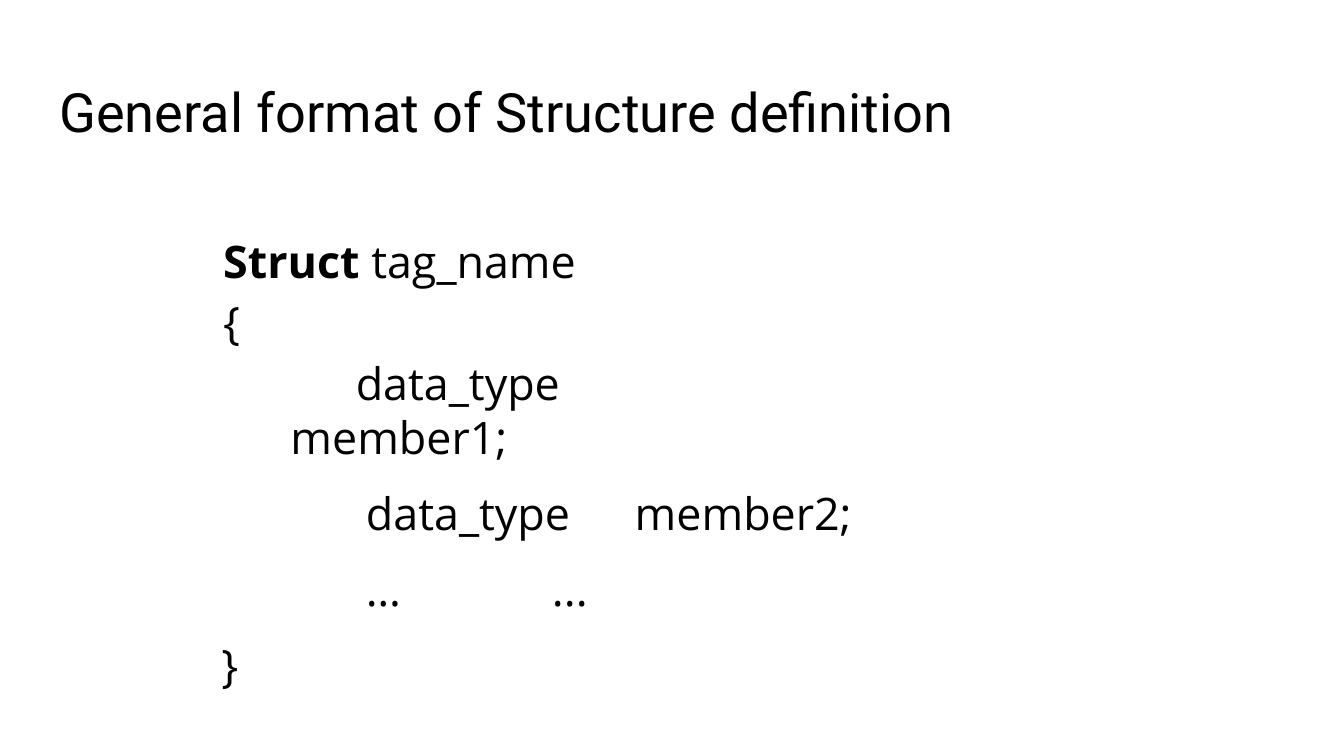
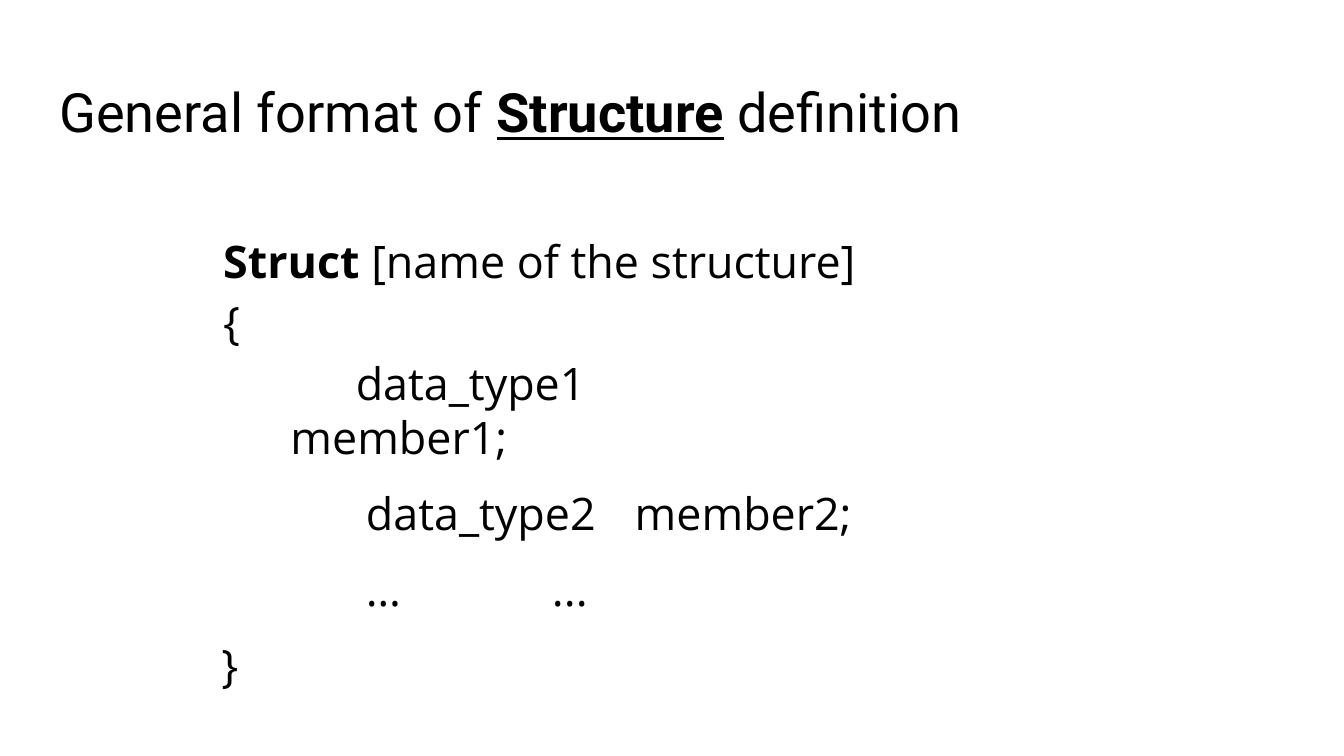
Before and after one commit to ramitgarg/Learnings-for-students, a slide deck: slide 5 of C Laguage/C language Part 3 - Structure and Union.pptx (slide 4 before the commit). Drawn at 1344x756 pixels with LibreOffice and Linux fonts; fonts in the diff are those of the drawing. Boxes give left, top, right and bottom in pixels: in the first picture for what was removed or moved away, otherwise in the second. Text is boxed around its words. In the diff, an @@ line names an element or a change of style, - is before the commit and + after.

Commit message:
Add files via upload
Updated file

```diff
--- a/C Laguage/C language Part 3 - Structure and Union.pptx
+++ b/C Laguage/C language Part 3 - Structure and Union.pptx
@@ title "General format of Structure definition" at [59, 91, 961, 140]: bold on, underline on in "Structure" @@
@@ text at [223, 243, 856, 285]: text changed @@
-Struct tag_name
+Struct [name of the structure]
@@ text at [290, 366, 852, 541]: text changed @@
-data_type member1;
-data_type member2;
+data_type1 member1;
+data_type2 member2;
```
Also in this commit, not shown: 5 other slides changed, 3 slides added.
